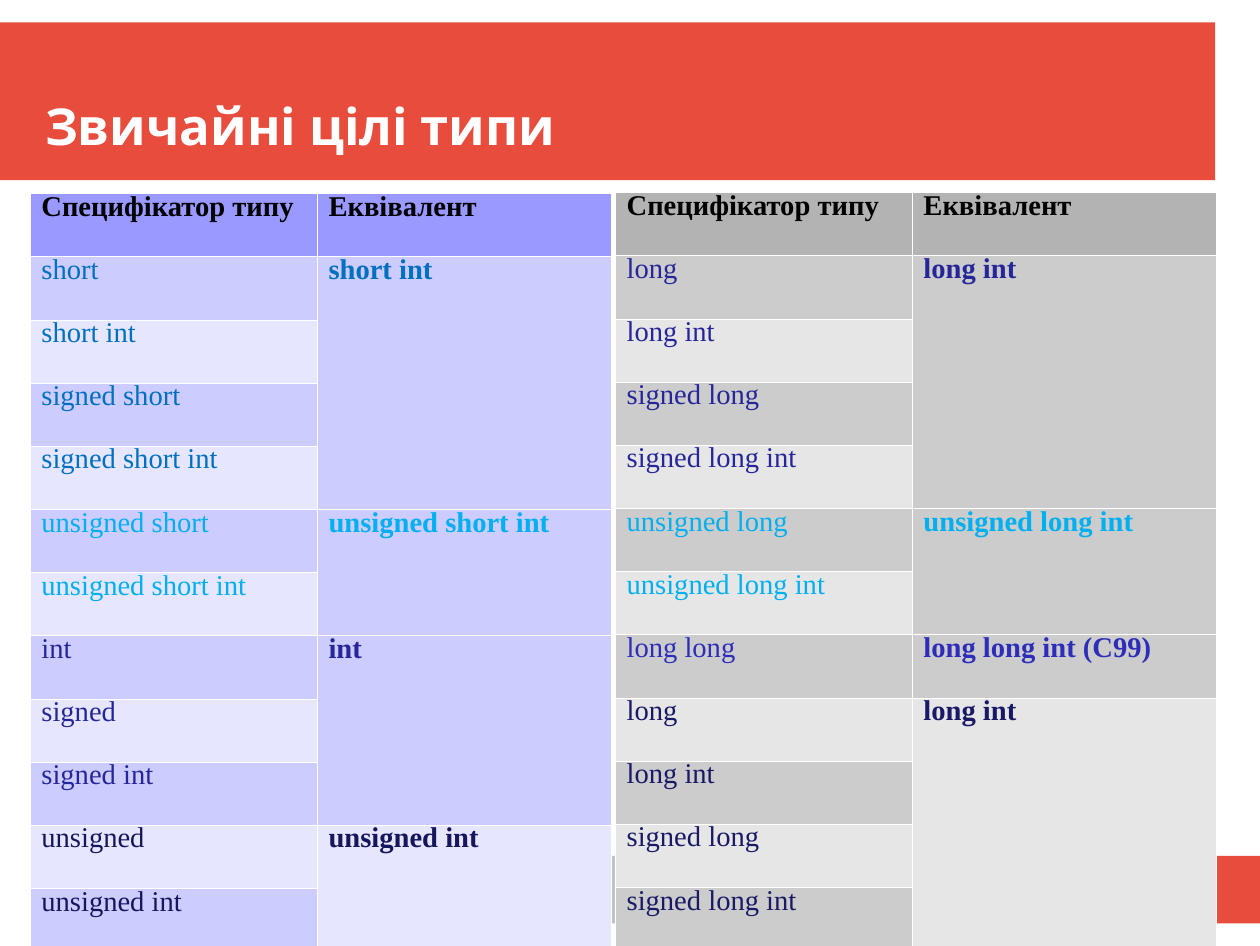
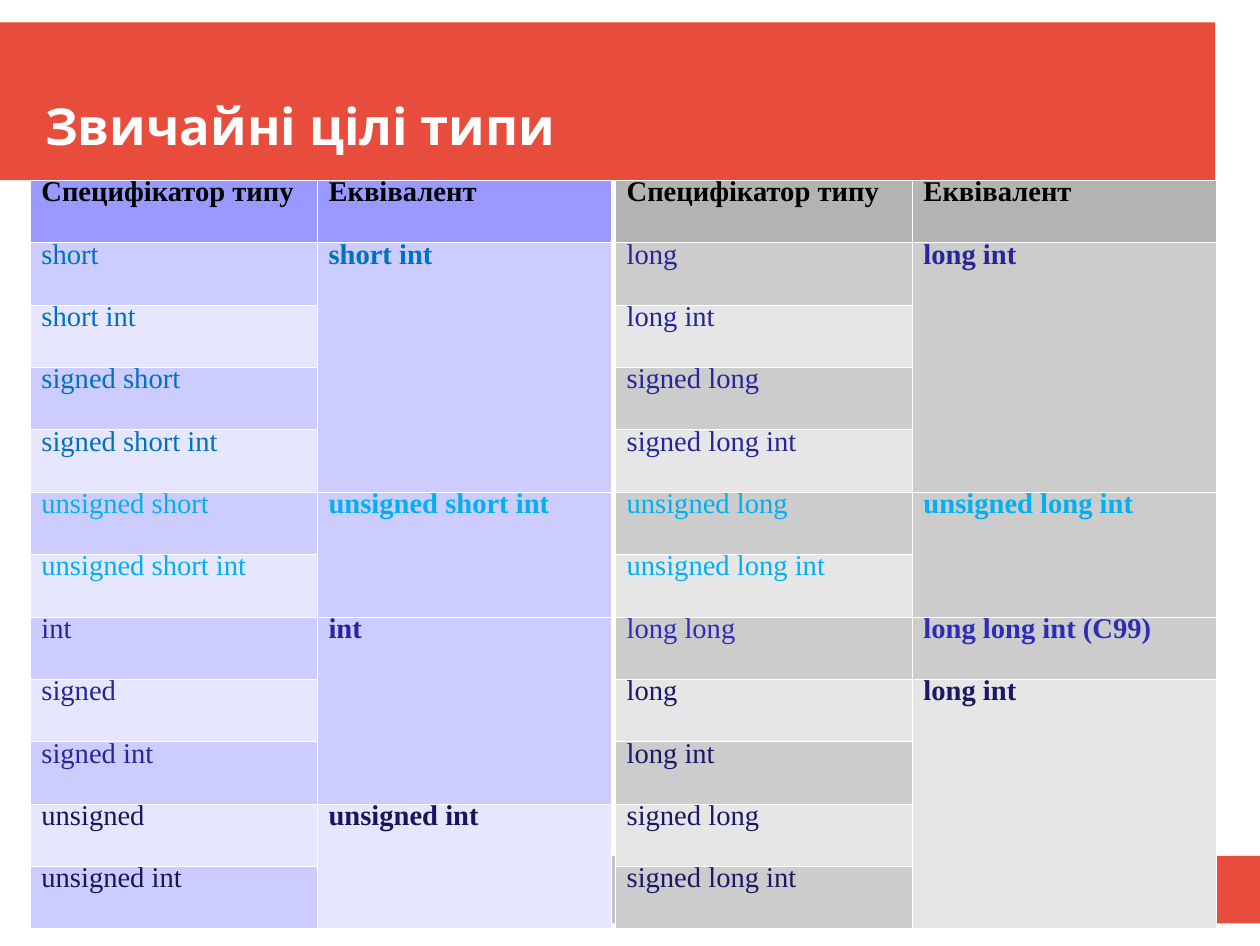
Before and after one commit to mecchmatProjects/CppCourse, a slide deck: slide 7 of Lect02/CppTutorUkr1.ppt (slide 8 before the commit). Drawn at 1260x946 pixels with LibreOffice and Linux fonts; fonts in the diff are those of the drawing. Boxes give left, top, right and bottom in pixels: in the first picture for what was removed or moved away, otherwise in the second. Text is boxed around its words. In the diff, an @@ line names an element or a change of style, - is before the commit and + after.

```diff
--- a/Lect02/CppTutorUkr1.ppt
+++ b/Lect02/CppTutorUkr1.ppt
@@ table at box(30, 180, 611, 927) @@
@@ line spacing 0.68 to 0.63 @@
@@ table: place and size @@
-table at box(30, 193, 611, 946)
+table at box(30, 180, 611, 927)
@@ table at box(615, 180, 1215, 927) @@
@@ line spacing 0.68 to 0.63 @@
@@ table: place and size @@
-table at box(615, 192, 1215, 946)
+table at box(615, 180, 1215, 927)
```
Also in this commit, not shown: 13 other slides changed, 2 slides added, 2 slides removed, 4 other files.
